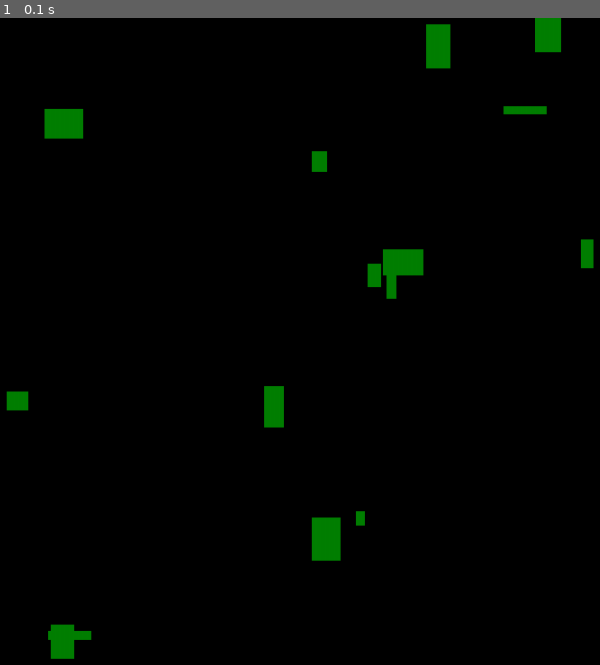
Above: before the commit, frame 1.
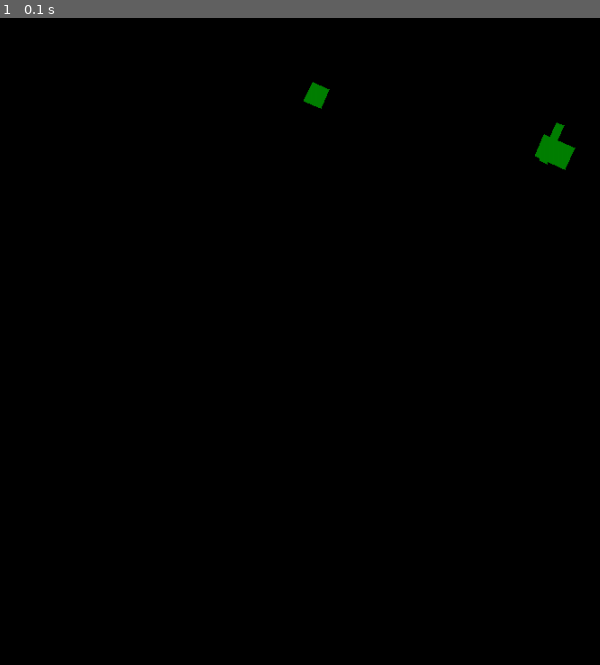
Above: after the commit, the same moment.

Repository: tjacek/planning
Game: pygame game, started from polygons/__init__.py
Same seed, same stepped clock (60 frames per second), same inputs: the game is played once before the commit and once after it.
Inputs:
- Up to frame 1 (0.1 s): no input

The runs differ from the first frame. In frame 1, 2.9% of the frame differs, in the area x 1-99%, y 0-100%.

Commit message:
random motions

Diff:
--- a/polygons/__init__.py
+++ b/polygons/__init__.py
@@ -5,16 +5,39 @@
     def __init__(self,polygons):
         self.polygons=polygons
 
+    def move(self,motion):
+        for pol_i in self.polygons:
+            pol_i.move(motion)
+
     def show(self,window):
         for pol_i in self.polygons:
             pol_i.show(window)
 
 class Polygon(object):
     def __init__(self,vertices):
+        if(type(vertices)==list):
+            vertices=np.array(vertices)
         self.vertices=vertices
 
+    def move(self,motion):
+        self.vertices=np.array([motion(vert_i)
+             for vert_i in self.vertices])
+#        print(self.vertices.shape)
+
     def show(self,window):
-    	pg.draw.polygon(window,(0,128,0),self.vertices)
+        point=[vert_i for vert_i in self.vertices]
+#        raise Exception(point[0].shape)
+        pg.draw.polygon(window,(0,128,0),point)
+
+class RigidMotion(object):
+    def __init__(self,theta,x,y):
+        self.theta=theta
+        self.a=np.array([[np.cos(theta),-np.sin(theta)],
+                        [np.sin(theta),np.cos(theta)]])
+        self.b=np.array([x,y])
+
+    def __call__(self,point):
+        return self.a.dot(point)+self.b
 
 def polygon_loop(world):
     pg.init()
@@ -33,5 +56,5 @@
 
 if __name__ == "__main__":
     import gen
-    world=gen.gen_world(15)
+    world=gen.cell_world(15)
     polygon_loop(world)
--- a/polygons/gen.py
+++ b/polygons/gen.py
@@ -2,6 +2,11 @@
 sys.path.append("..")
 import numpy as np
 import polygons
+
+def cell_world(n_rect):
+    world=gen_world(n_rect)
+    world.move(random_rotation())
+    return world
 
 def gen_world(n_rect,bound_world=(800,800),
         bound_width=(5,50),bound_height=(5,20)):
@@ -18,3 +23,7 @@
 	vertices=[[x,y],[x+width,y],[x+width,y+height],
 	        [x,y+height]]
 	return polygons.Polygon(vertices)
+
+def random_rotation():
+    theta=np.random.uniform(0,2*np.pi,size=None)
+    return polygons.RigidMotion(theta,0.0,0.0)
